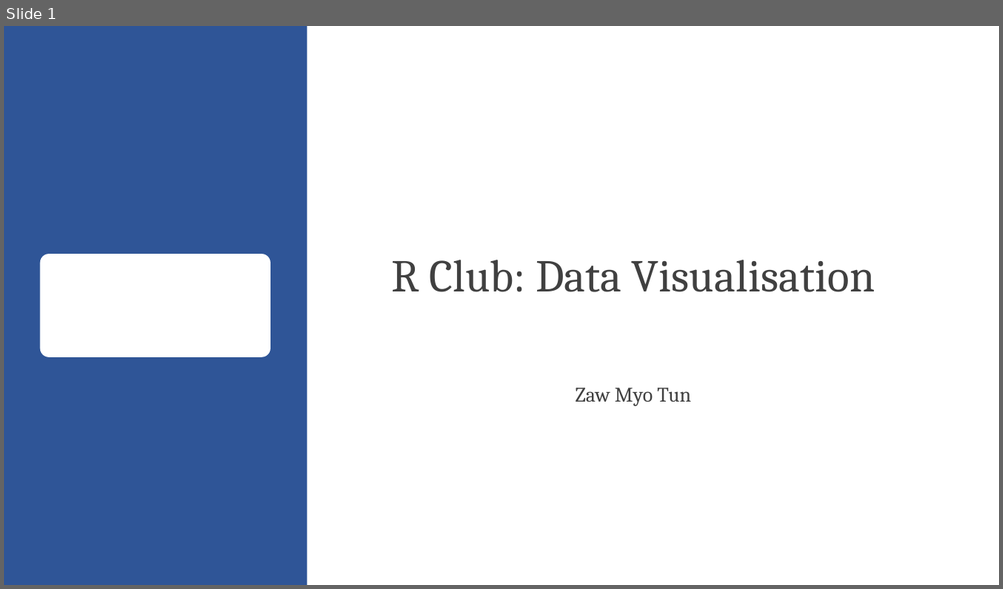
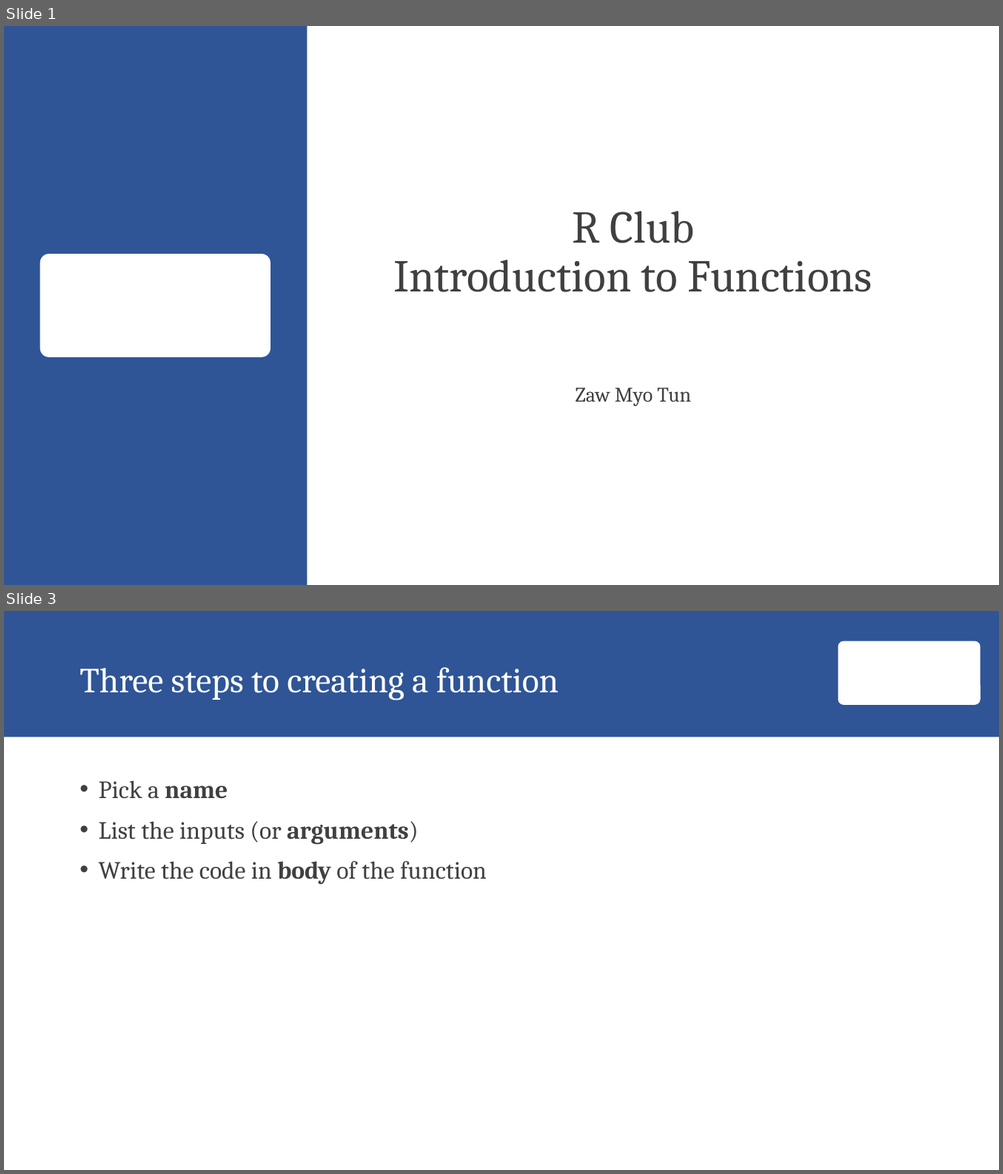
Before and after one commit to zawmtun/r_club, a slide deck: ex/05_functions.pptx. Shown one above the other, each under a label of ours: slide 1 before the commit, slides 1 and 3 after it; the slides between them are not shown. The pictures are 1003x589 and 1003x1174 pixels, drawn with LibreOffice and Linux fonts; fonts in the diff are those of the drawing; background and template pictures are left out. Boxes give left, top, right and bottom in pixels: in the first picture for what was removed or moved away, otherwise in the second. Text is boxed around its words. In the diff, an @@ line names an element or a change of style, - is before the commit and + after.

Commit message:
functions and join

```diff
--- a/ex/05_functions.pptx
+++ b/ex/05_functions.pptx
@@ slide 3 added at (x1=4, y1=611, x2=999, y2=1170), background #FFFFFF @@
@@ rectangle added at (x1=4, y1=611, x2=999, y2=737), fill #2F5597 @@
@@ rounded rectangle added at (x1=838, y1=641, x2=981, y2=705), fill #FFFFFF @@
@@ title added at (x1=79, y1=667, x2=558, y2=701), 34 pt, text #FFFFFF @@
+Three steps to creating a function
@@ text added at (x1=99, y1=780, x2=486, y2=885), 24 pt, text #404040 @@
+• Pick a name
+• List the inputs (or arguments)
+• Write the code in body of the function
@@ slide 1 changed as well @@
@@ title at (x1=393, y1=211, x2=873, y2=292): text changed @@
-R Club: Data Visualisation
+R Club
+Introduction to Functions
```
Also in this commit, not shown: 2 other slides added, 15 slides removed, 6 other files.
